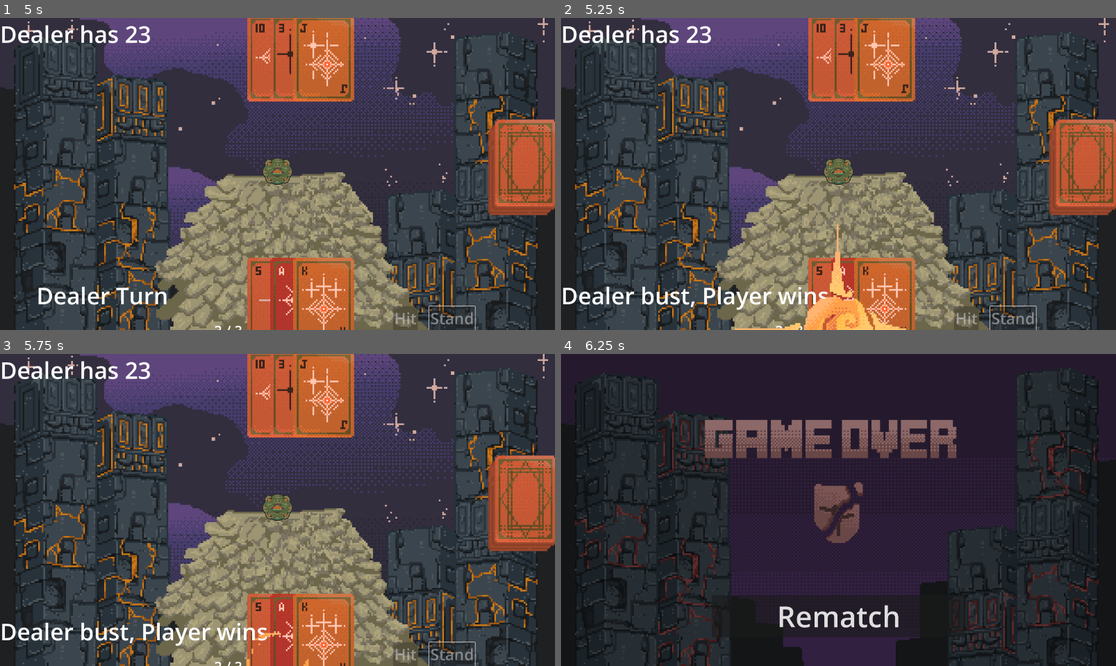
Above: before the commit, frames 1-4 (two rows, left to right).
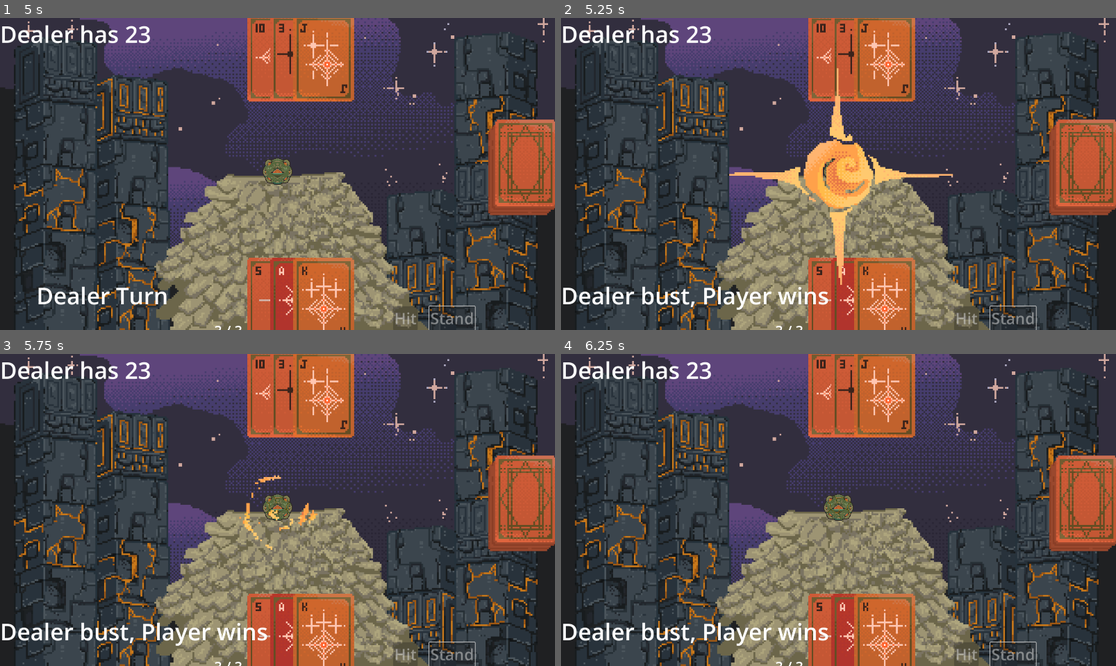
Above: after the commit, the same moments.

Repository: jrattur2/ggj-2026-team-coup
Game: Godot game, scene res://Levels/startup_level.tscn
The game is run twice, just before and just after one commit, with the same random seed, the same clock (stepped at 60 frames per second) and the same inputs. The engine's default icon, where the game draws it, is replaced by a stand-in: a white triangle on a blue panel in a dark square.
Inputs:
- Up to frame 1 (5 s): click "Start" at 0.5 s; click "Hit" at 1.25 s; click "Stand" at 2 s; tap Enter at 2.75 s; hold L (dev_lose_turn) 2.78-3.53 s; tap K (dev_win_turn) at 3.6 s; hold L (dev_lose_turn) from 4.28 s (still down)
- Up to frame 2 (5.25 s): tap Space at 5 s; release L (dev_lose_turn) at 5.03 s; tap K (dev_win_turn) at 5.1 s
- Up to frame 3 (5.75 s): no input
- Up to frame 4 (6.25 s): hold L (dev_lose_turn) from 5.78 s (still down)

Frame 1 is identical in both runs. In frame 2, 4.8% of the frame differs, in the area x 30-71%, y 16-100%; in frame 3, 0.5%; in frame 4, 60%, in the area x 0-100%, y 0-100%.

Commit message:
fix calc logic

Diff:
--- a/Scripts/gamestates/dealer_deciding.gd
+++ b/Scripts/gamestates/dealer_deciding.gd
@@ -12,6 +12,11 @@
 
 		var dealer_score_min = game.calculate_hand_value(game.dealer_hand)[0]
 		var dealer_score_max = game.calculate_hand_value(game.dealer_hand)[1]
+
+		if dealer_score_min == 21 or dealer_score_max == 21:
+			print("Dealer has max score. Continue to next state")
+			game.update_state(game.evaluate)
+			return
 
 		var dealer_score = 0;
 		if dealer_score_max < 21:
--- a/Scripts/gamestates/evaluate.gd
+++ b/Scripts/gamestates/evaluate.gd
@@ -35,11 +35,11 @@
 		game.player_turn_text.text = 'Tie, no winner'
 
 	if player_bust and not dealer_bust:
-		end_round_state = EndRoundState.PLAYER_WIN
+		end_round_state = EndRoundState.PLAYER_LOSE
 		game.player_turn_text.text = 'Player bust, Dealer wins'
 
 	if dealer_bust and not player_bust:
-		end_round_state = EndRoundState.PLAYER_LOSE
+		end_round_state = EndRoundState.PLAYER_WIN
 		game.player_turn_text.text = 'Dealer bust, Player wins'
 
 	elif player_blackjack and not dealer_blackjack:
@@ -59,11 +59,11 @@
 		game.player_turn_text.text = 'Dealer wins'
 
 	if end_round_state == EndRoundState.PLAYER_WIN:
-		var score_difference = player_score - dealer_score
+		var score_difference = abs(player_score - dealer_score)
 		game.dealer_take_damage(score_difference * 10)
 
 	if end_round_state == EndRoundState.PLAYER_LOSE:
-		var score_difference = dealer_score - player_score
+		var score_difference = abs(dealer_score - player_score)
 		game.player_take_damage(score_difference * 10)
 
 	if end_round_state == EndRoundState.DRAW:
